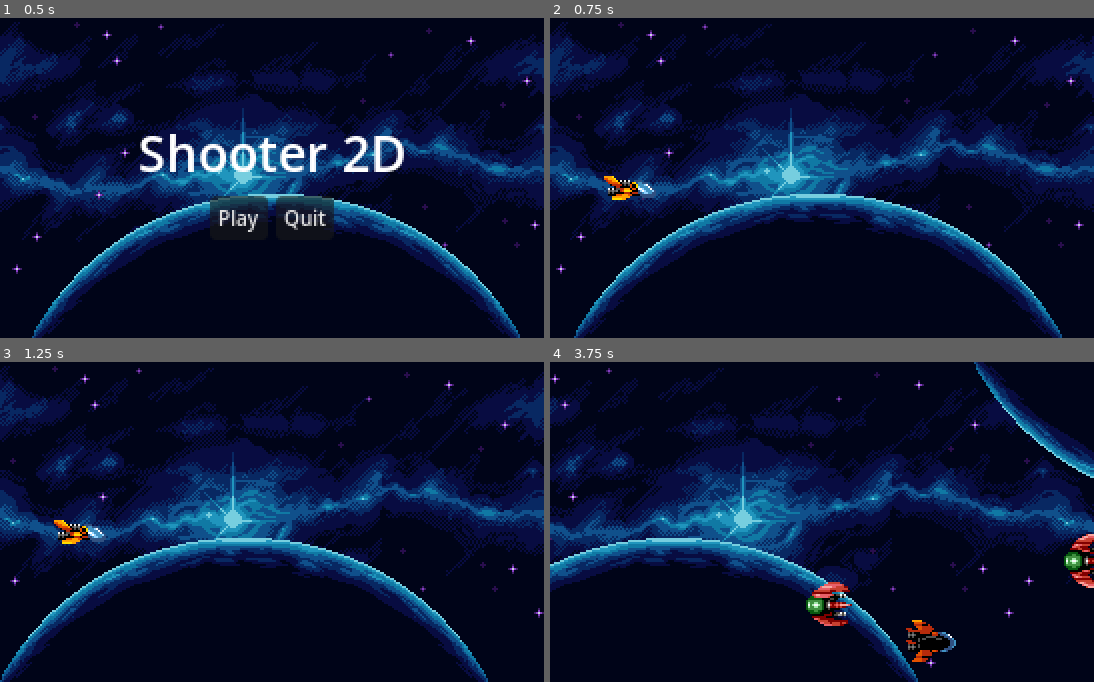
Above: before the commit, frames 1-4 (two rows, left to right).
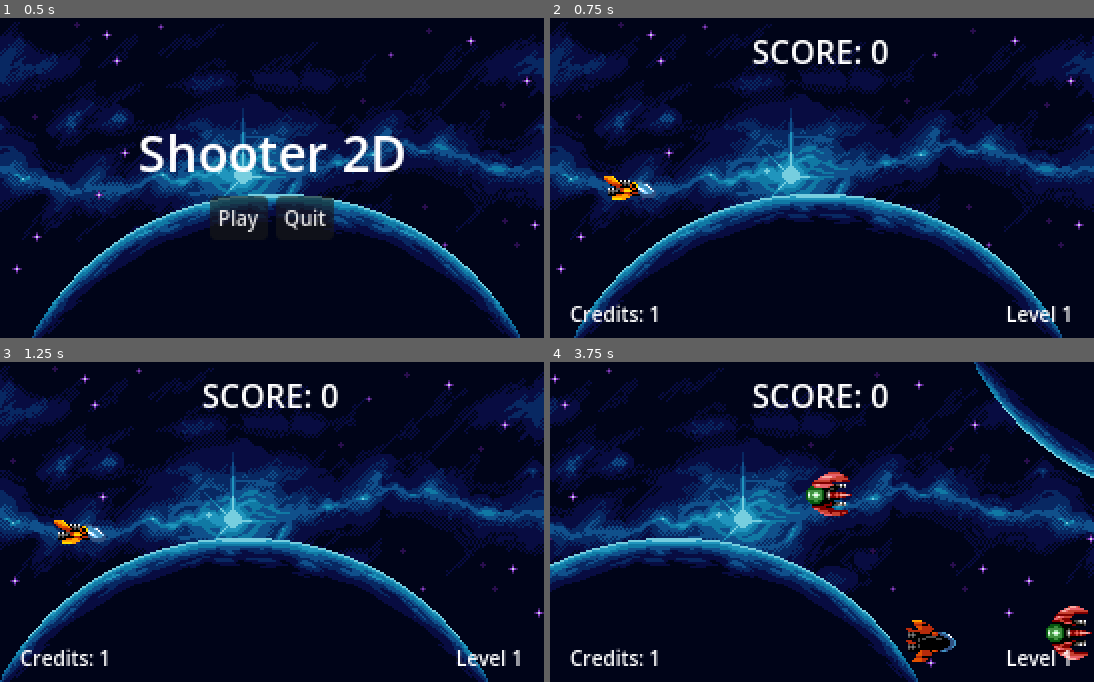
Above: after the commit, the same moments.

Repository: TheBanusco10/godot-spaceshooter2d
Game: Godot game, scene res://scenes/menu.tscn
Two runs of this game, one before a commit and one after it. Both use one fixed random seed, a clock stepped at 60 frames per second and the inputs below. Sound files missing from this copy of the repository are replaced by a short silence.
Inputs:
- Up to frame 1 (0.5 s): no input
- Up to frame 2 (0.75 s): click "Play" at 0.5 s
- Up to frame 3 (1.25 s): no input
- Up to frame 4 (3.75 s): tap Enter (ui_accept) at 1.25, 1.52, 2.27 s; hold Right (ui_right) 1.28-2.03 s; hold Down (ui_down) 2.03-2.78 s; hold Right (ui_right) 2.78-3.53 s; hold Up (ui_up) from 3.53 s (still down)

Frame 1 is identical in both runs. In frame 2, 1.6% of the frame differs, in the area x 3-96%, y 6-95%; in frame 3, 1.6%; in frame 4, 4.3%, in the area x 3-100%, y 6-95%.

Commit message:
Add GUI and randomize enemy spawn

Diff:
--- /dev/null
+++ b/assets/scripts/game_over.gd
@@ -0,0 +1,7 @@
+extends Control
+
+func _on_restart_pressed():
+	get_tree().change_scene_to_file("res://scenes/level.tscn")
+
+func _on_main_menu_pressed():
+	get_tree().change_scene_to_file("res://scenes/menu.tscn")
--- /dev/null
+++ b/assets/scripts/gui.gd
@@ -0,0 +1,11 @@
+extends CanvasLayer
+
+
+# Called when the node enters the scene tree for the first time.
+func _ready():
+	pass # Replace with function body.
+
+
+# Called every frame. 'delta' is the elapsed time since the previous frame.
+func _process(delta):
+	pass
--- a/assets/scripts/level.gd
+++ b/assets/scripts/level.gd
@@ -1,6 +1,8 @@
 extends Node2D
 
 @export var enemy : PackedScene
+
+var random_spawn_time : RandomNumberGenerator = RandomNumberGenerator.new()
 
 # Called when the node enters the scene tree for the first time.
 func _ready():
@@ -12,7 +14,7 @@
 func _process(delta):
 	move_parallax_bg(delta)
 
-	$EnemySpawn/PathFollow2D.set_progress($EnemySpawn/PathFollow2D.get_progress() + 80 * delta)
+	$EnemySpawn/PathFollow2D.set_progress($EnemySpawn/PathFollow2D.get_progress() + random_spawn_time.randi_range(10, 80) * delta)
 
 func move_parallax_bg(delta):
 	$Background/Back.scroll_base_offset -= Vector2(1, 0) * 8 * delta
--- a/project.godot
+++ b/project.godot
@@ -25,6 +25,8 @@
 window/size/viewport_width=272
 window/size/viewport_height=160
 window/size/resizable=false
+window/size/window_width_override=816
+window/size/window_height_override=480
 window/stretch/mode="viewport"
 
 [input]
--- /dev/null
+++ b/scenes/GUI.tscn
@@ -0,0 +1,48 @@
+[gd_scene load_steps=2 format=3 uid="uid://4ubnmt386m1"]
+
+[ext_resource type="Script" path="res://assets/scripts/gui.gd" id="1_kcjbv"]
+
+[node name="GUI" type="CanvasLayer"]
+script = ExtResource("1_kcjbv")
+
+[node name="Container" type="Control" parent="."]
+layout_mode = 3
+anchors_preset = 15
+anchor_right = 1.0
+anchor_bottom = 1.0
+grow_horizontal = 2
+grow_vertical = 2
+
+[node name="MarginContainer" type="MarginContainer" parent="Container"]
+layout_mode = 1
+anchors_preset = 15
+anchor_right = 1.0
+anchor_bottom = 1.0
+grow_horizontal = 2
+grow_vertical = 2
+theme_override_constants/margin_left = 10
+theme_override_constants/margin_top = 5
+theme_override_constants/margin_right = 10
+theme_override_constants/margin_bottom = 5
+
+[node name="Score" type="Label" parent="Container/MarginContainer"]
+layout_mode = 2
+size_flags_vertical = 0
+text = "SCORE: 0"
+horizontal_alignment = 1
+
+[node name="Label" type="Label" parent="Container/MarginContainer"]
+layout_mode = 2
+size_flags_horizontal = 0
+size_flags_vertical = 8
+theme_override_font_sizes/font_size = 10
+text = "Credits: 1"
+horizontal_alignment = 1
+
+[node name="Label2" type="Label" parent="Container/MarginContainer"]
+layout_mode = 2
+size_flags_horizontal = 8
+size_flags_vertical = 8
+theme_override_font_sizes/font_size = 10
+text = "Level 1"
+horizontal_alignment = 1
--- a/scenes/game_over.tscn
+++ b/scenes/game_over.tscn
@@ -1,4 +1,7 @@
-[gd_scene format=3 uid="uid://h1w2a8ndwpfp"]
+[gd_scene load_steps=3 format=3 uid="uid://h1w2a8ndwpfp"]
+
+[ext_resource type="Texture2D" uid="uid://82cumjie6usg" path="res://assets/background/bg-preview-big.png" id="1_atbpj"]
+[ext_resource type="Script" path="res://assets/scripts/game_over.gd" id="1_fdbei"]
 
 [node name="GameOver" type="Control"]
 layout_mode = 3
@@ -7,3 +10,53 @@
 anchor_bottom = 1.0
 grow_horizontal = 2
 grow_vertical = 2
+script = ExtResource("1_fdbei")
+
+[node name="TextureRect" type="TextureRect" parent="."]
+layout_mode = 1
+anchors_preset = 15
+anchor_right = 1.0
+anchor_bottom = 1.0
+grow_horizontal = 2
+grow_vertical = 2
+texture = ExtResource("1_atbpj")
+expand_mode = 3
+
+[node name="Main" type="VBoxContainer" parent="."]
+layout_mode = 1
+anchors_preset = 8
+anchor_left = 0.5
+anchor_top = 0.5
+anchor_right = 0.5
+anchor_bottom = 0.5
+offset_left = -43.0
+offset_top = -20.0
+offset_right = 43.0
+offset_bottom = 20.0
+grow_horizontal = 2
+grow_vertical = 2
+
+[node name="Title" type="VBoxContainer" parent="Main"]
+layout_mode = 2
+
+[node name="Label" type="Label" parent="Main/Title"]
+layout_mode = 2
+theme_override_font_sizes/font_size = 25
+text = "Game over"
+
+[node name="HBoxContainer" type="HBoxContainer" parent="Main"]
+layout_mode = 2
+alignment = 1
+
+[node name="Restart" type="Button" parent="Main/HBoxContainer"]
+layout_mode = 2
+theme_override_font_sizes/font_size = 10
+text = "Restart"
+
+[node name="MainMenu" type="Button" parent="Main/HBoxContainer"]
+layout_mode = 2
+theme_override_font_sizes/font_size = 10
+text = "Return to menu"
+
+[connection signal="pressed" from="Main/HBoxContainer/Restart" to="." method="_on_restart_pressed"]
+[connection signal="pressed" from="Main/HBoxContainer/MainMenu" to="." method="_on_main_menu_pressed"]
--- a/scenes/level.tscn
+++ b/scenes/level.tscn
@@ -1,8 +1,9 @@
-[gd_scene load_steps=8 format=3 uid="uid://dogiimmm2loh4"]
+[gd_scene load_steps=9 format=3 uid="uid://dogiimmm2loh4"]
 
 [ext_resource type="Script" path="res://assets/scripts/level.gd" id="1_cwcgv"]
 [ext_resource type="PackedScene" uid="uid://copofbsybdlra" path="res://scenes/enemy.tscn" id="2_kchaq"]
 [ext_resource type="Texture2D" uid="uid://c2ncreia21a46" path="res://assets/background/layered/bg-back.png" id="2_vh64p"]
+[ext_resource type="PackedScene" uid="uid://4ubnmt386m1" path="res://scenes/GUI.tscn" id="3_jpqub"]
 [ext_resource type="Texture2D" uid="uid://i8vs81f2fdmq" path="res://assets/background/layered/bg-stars.png" id="3_n5q7o"]
 [ext_resource type="Texture2D" uid="uid://dv6eulnhe7ad8" path="res://assets/background/layered/bg-planet.png" id="4_yotjf"]
 [ext_resource type="PackedScene" uid="uid://c8ahlvlnegpms" path="res://scenes/player.tscn" id="5_tant2"]
@@ -16,6 +17,8 @@
 [node name="Level" type="Node2D" groups=["Level"]]
 script = ExtResource("1_cwcgv")
 enemy = ExtResource("2_kchaq")
+
+[node name="GUI" parent="." instance=ExtResource("3_jpqub")]
 
 [node name="Background" type="Node" parent="."]
 
